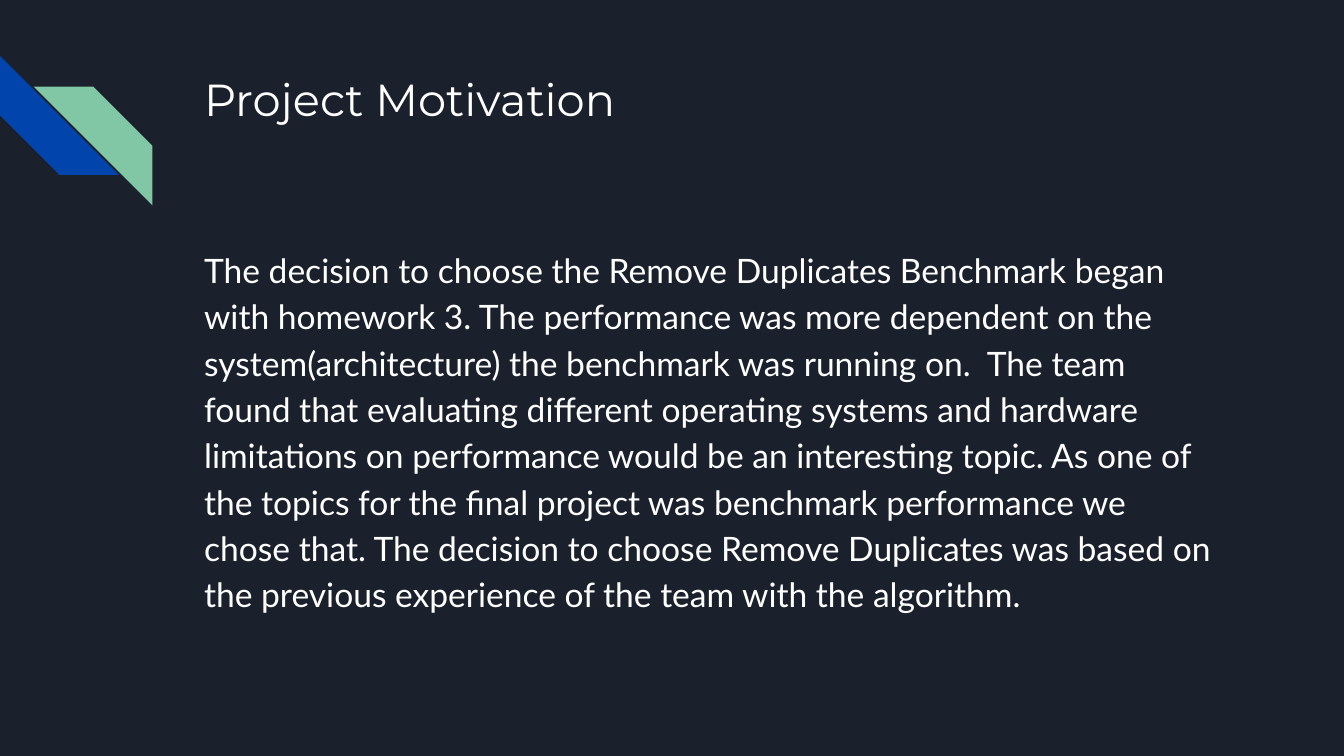
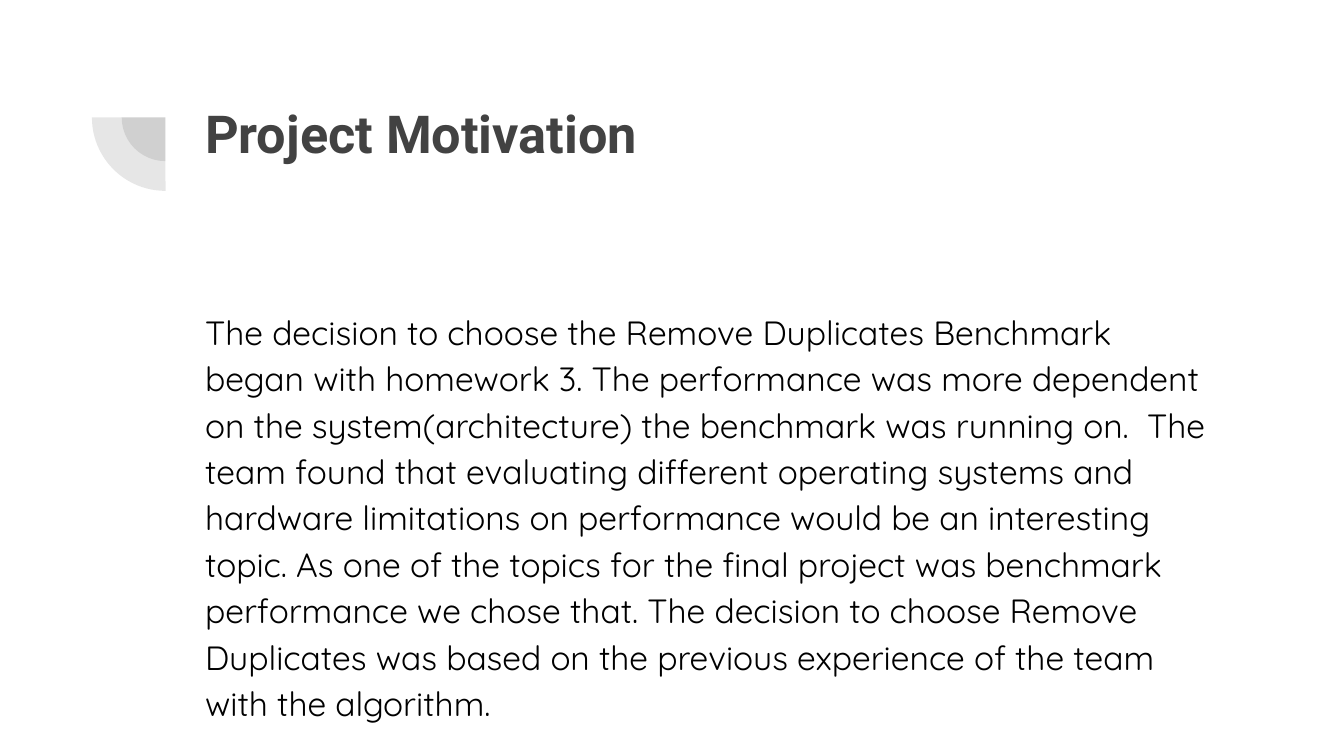
Before and after one commit to AlfredoMayFire/removeDuplicatesAnalysis, a slide deck: slide 2 of Remove Duplicates Benchmark Analysis.pptx. Drawn at 1344x756 pixels with LibreOffice and Linux fonts; fonts in the diff are those of the drawing. Boxes give left, top, right and bottom in pixels: in the first picture for what was removed or moved away, otherwise in the second. Text is boxed around its words. In the diff, an @@ line names an element or a change of style, - is before the commit and + after.

Commit message:
Theme changed cause other group :(

```diff
--- a/Remove Duplicates Benchmark Analysis.pptx
+++ b/Remove Duplicates Benchmark Analysis.pptx
@@ background #1B212C to #FFFFFF @@
@@ diag stripe removed at <box>0,56,118,175</box> @@
@@ pie slice (boxed as its full ellipse) added at <box>91,44,238,191</box>, fill #424242 at 13% opacity @@
@@ diag stripe removed at <box>34,86,152,204</box> @@
@@ pie slice (boxed as its full ellipse) added at <box>122,74,210,161</box>, fill #424242 at 13% opacity @@
@@ title "Project Motivation": place and size @@
-title "Project Motivation" at <box>204,82,615,125</box>
+title "Project Motivation" at <box>205,114,637,164</box>
@@ title "Project Motivation" at <box>205,114,637,164</box>: size 24 to 28 pt, font Montserrat to Roboto, text colour #FFFFFF to #424242, bold on @@
@@ text "The decision to choose the ...": place and size @@
-text "The decision to choose the ..." at <box>204,258,1211,613</box>
+text "The decision to choose the ..." at <box>205,320,1205,677</box>
@@ text "The decision to choose the ..." at <box>205,320,1205,677</box>: font Lato to Quicksand, text colour #FFFFFF to #000000 @@
```
Also in this commit, not shown: 7 other slides changed.
